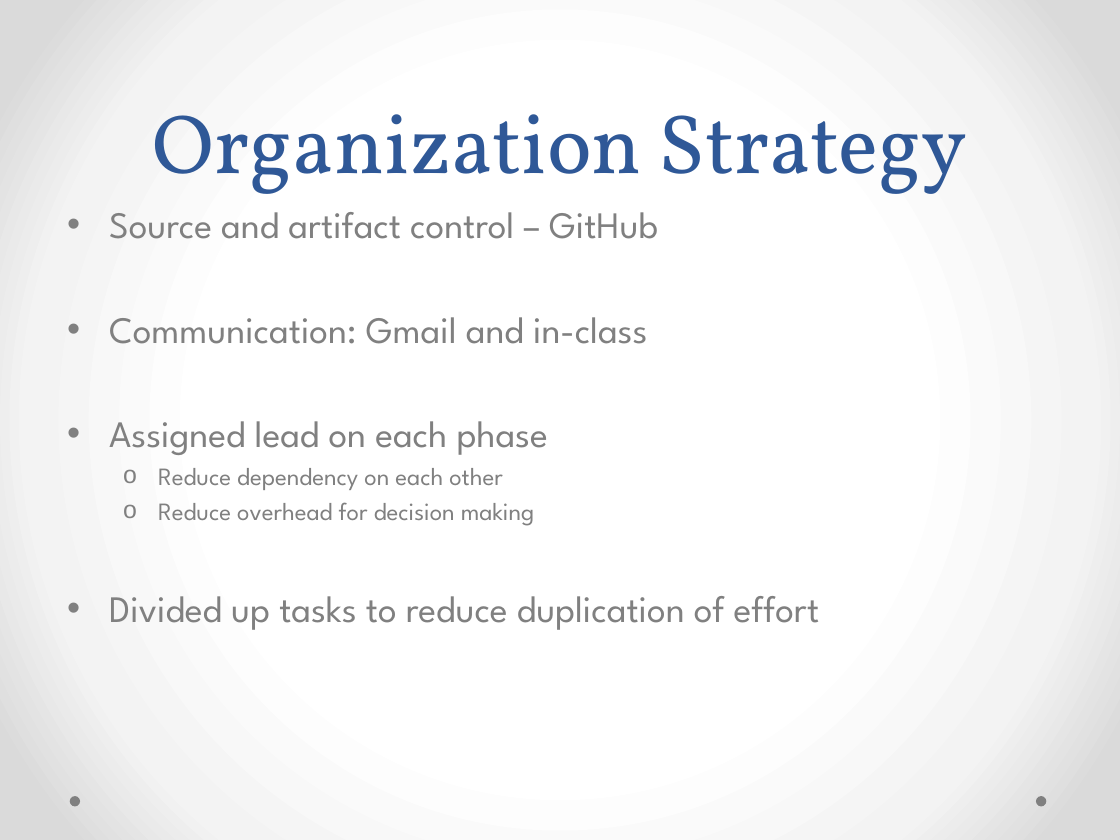
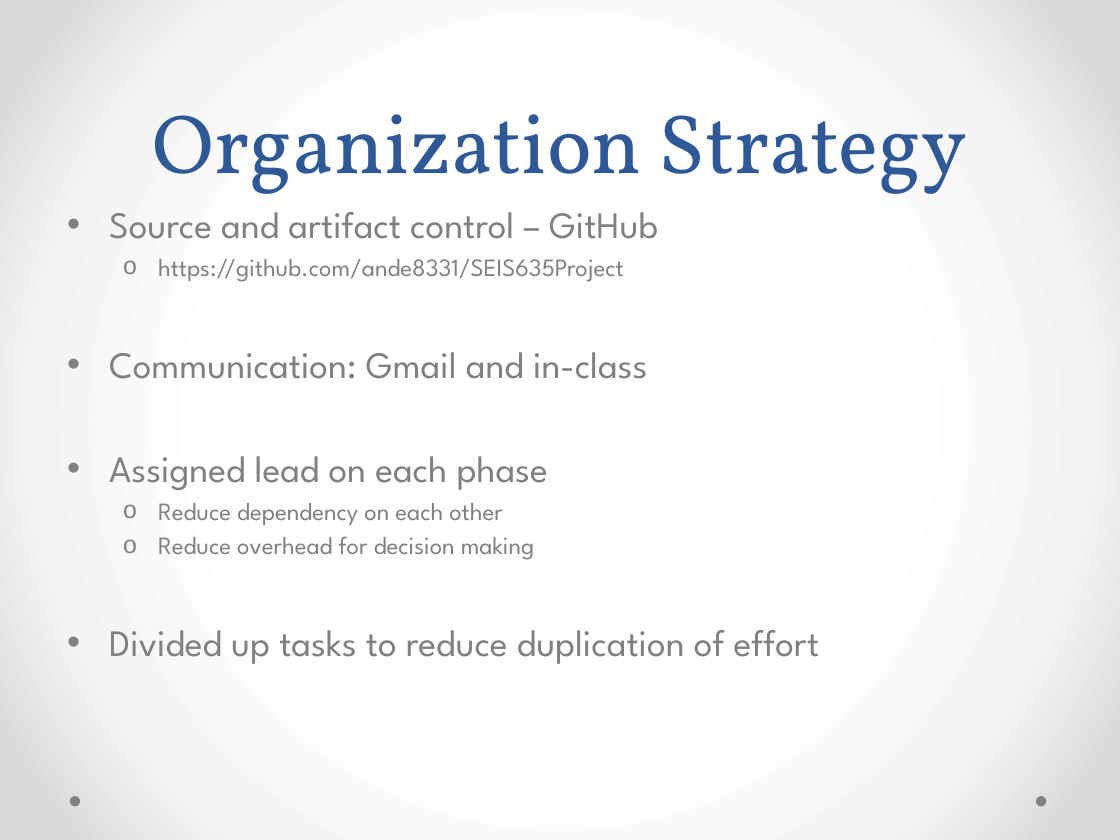
Before and after one commit to ande8331/SEIS635Project, a slide deck: slide 7 of Documents/Presentation.pptx. Drawn at 1120x840 pixels with LibreOffice and Linux fonts; fonts in the diff are those of the drawing. Boxes give left, top, right and bottom in pixels: in the first picture for what was removed or moved away, otherwise in the second. Text is boxed around its words. In the diff, an @@ line names an element or a change of style, - is before the commit and + after.

```diff
--- a/Documents/Presentation.pptx
+++ b/Documents/Presentation.pptx
@@ text at [158, 259, 624, 282]: paragraph added @@
+  o https://github.com/ande8331/SEIS635Project
```
Also in this commit, not shown: 1 other slide changed, 2 other files.
